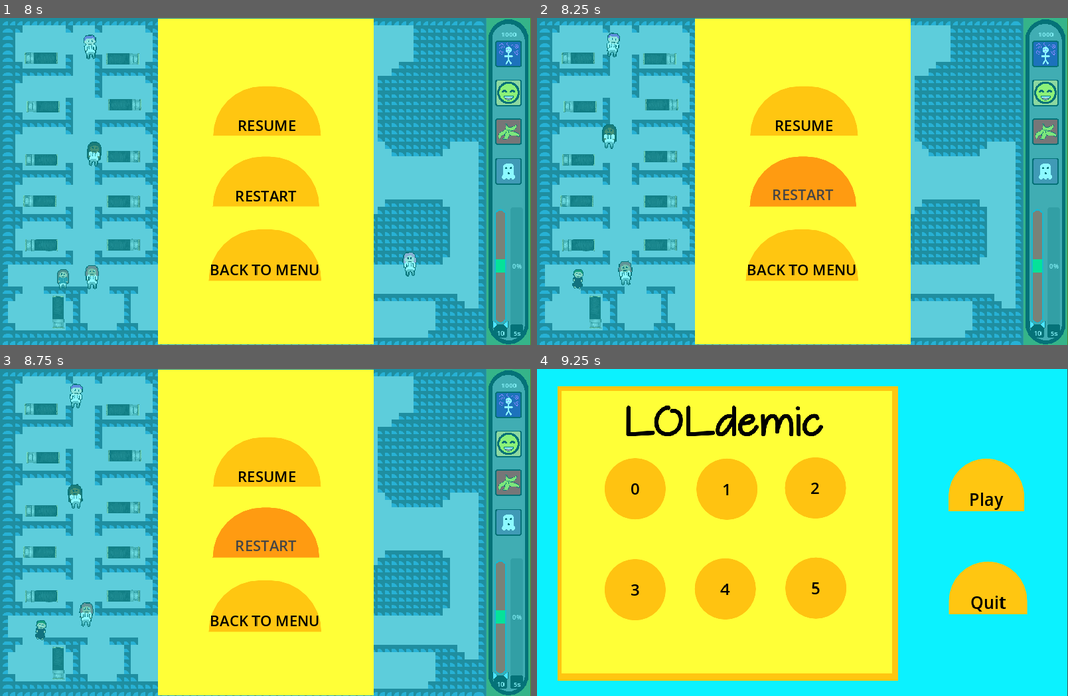
Above: before the commit, frames 1-4 (two rows, left to right).
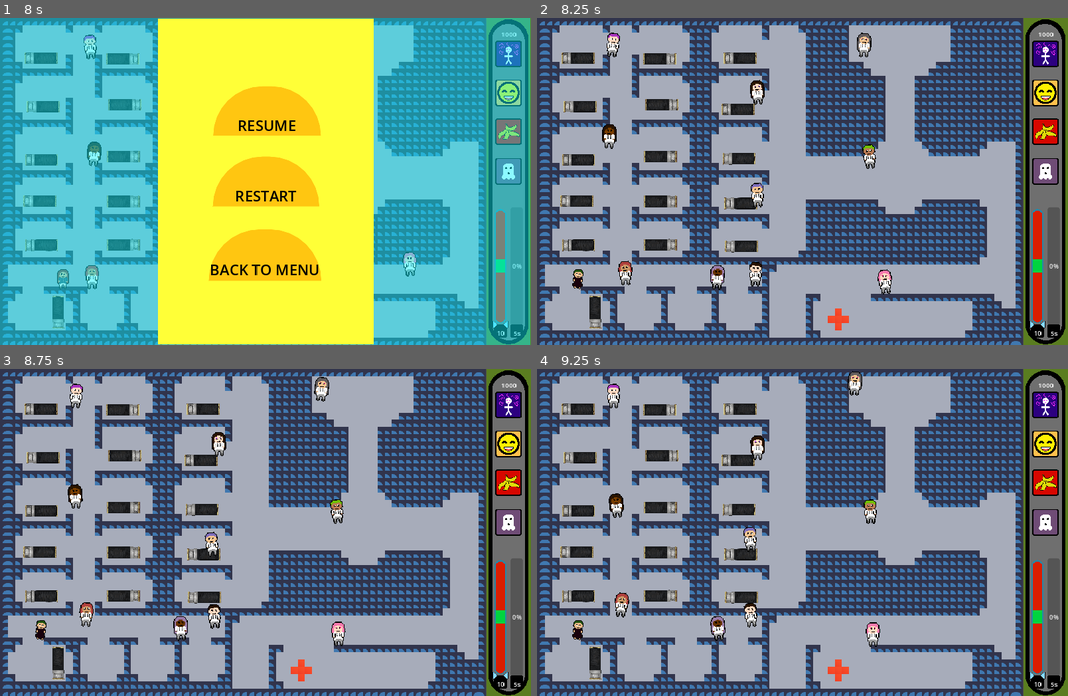
Above: after the commit, the same moments.

Repository: Cax36940/LOLdemic
Game: Godot game, scene res://main.tscn
Same seed, same stepped clock (60 frames per second), same inputs: the game is played once before the commit and once after it. The engine's default icon, where the game draws it, is replaced by a stand-in: a white triangle on a blue panel in a dark square.
Inputs (mouse positions are in pixels of both pictures, inside the frame that each line leads up to):
- Up to frame 1 (8 s): click "0" at 0.5 s; click (509, 53) at 1.25 s; click (509, 89) at 2 s; click (509, 135) at 2.75 s; click (509, 171) at 3.5 s; move the mouse to (217, 276) at 4.27 s; hold D (right) 4.28-5.03 s; tap Keypad 0 (num0) every 0.75 s from 4.35 to 7.35 s; click (217, 276) at 4.42 s; move the mouse to (382, 263) at 5.02 s; hold S (down) 5.03-5.78 s; click (382, 263) at 5.17 s; move the mouse to (350, 184) at 5.77 s; hold D (right) 5.78-6.53 s; click (350, 184) at 5.92 s; move the mouse to (318, 50) at 6.52 s; hold W (up) 6.53-7.28 s; click (318, 50) at 6.67 s; move the mouse to (228, 89) at 7.27 s; hold A (left) from 7.28 s (still down); click (228, 89) at 7.42 s; tap Escape (escape) at 7.9 s
- Up to frame 2 (8.25 s): release A (left) at 8 s; click "RESTART" at 8 s
- Up to frame 3 (8.75 s): no input
- Up to frame 4 (9.25 s): click (802, 604) at 8.75 s, where only the run before the commit has a clickable "BACK TO MENU"

Frame 1 is identical in both runs. In frame 2, 100% of the frame differs, in the area x 0-100%, y 0-100%; in frame 3, 100%; in frame 4, 100%.

Commit message:
fix menu

Diff:
--- a/Menu/escape.gd
+++ b/Menu/escape.gd
@@ -20,7 +20,9 @@
 
 func _on_restart_button_pressed():
 	get_node("/root/World").restart()
+	queue_free()
 
 
 func _on_quit_button_pressed():
 	get_node("/root/World").quit_level()
+	queue_free()
--- a/main.gd
+++ b/main.gd
@@ -160,7 +160,6 @@
 	num_ghost = 0
 	score = SCORE_INIT
 	score_has_started = false
-	paused = false
 	level = load("res://Levels/level_" + level_name + ".tscn").instantiate()
 	$LevelLoader.add_child(level)
 	level.name = "Level_Base"
@@ -169,3 +168,4 @@
 	GOAL = $LevelLoader.get_node("Level_Base").get_meta("GOAL")
 	interface.get_node("Jauge").GOAL = GOAL
 	add_child(interface)
+	unpause()
Not shown: 1 places in Menu/menu.tscn that only renumber resources
Not shown: 2 places in interface/interface.tscn that only renumber resources
